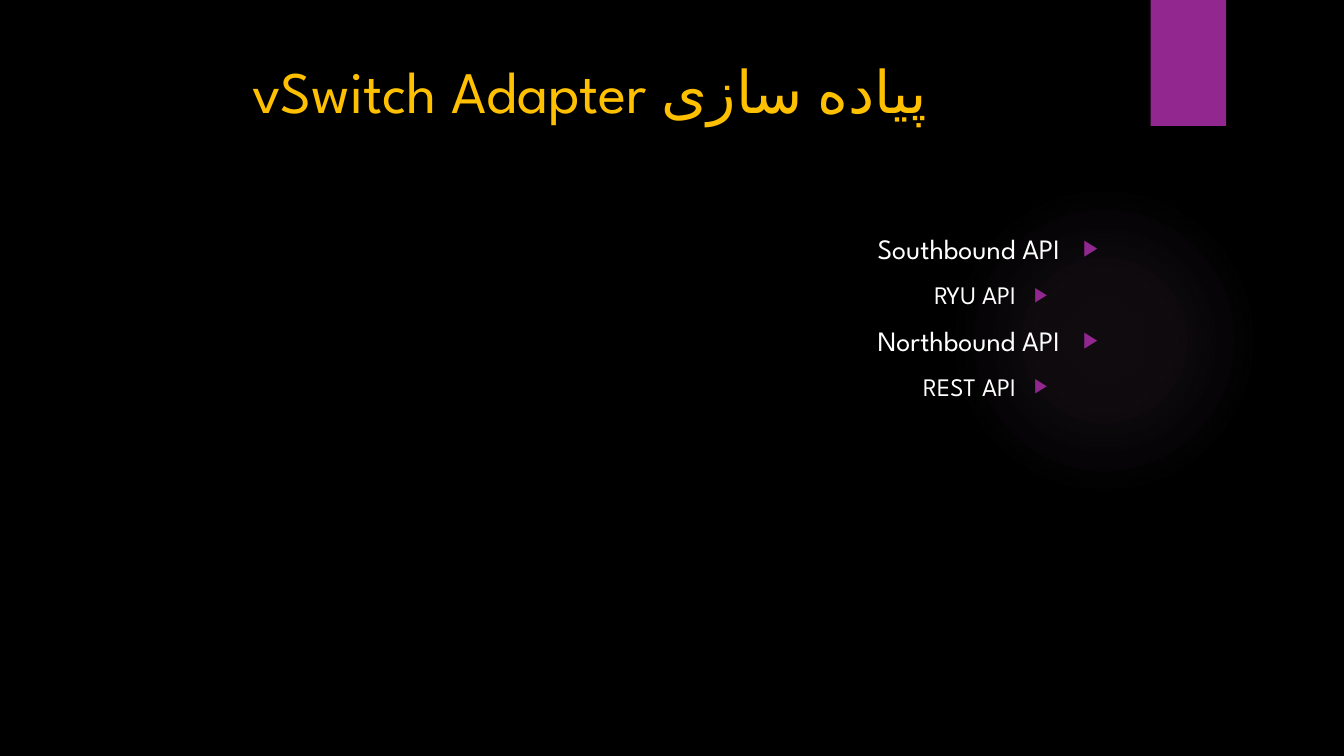
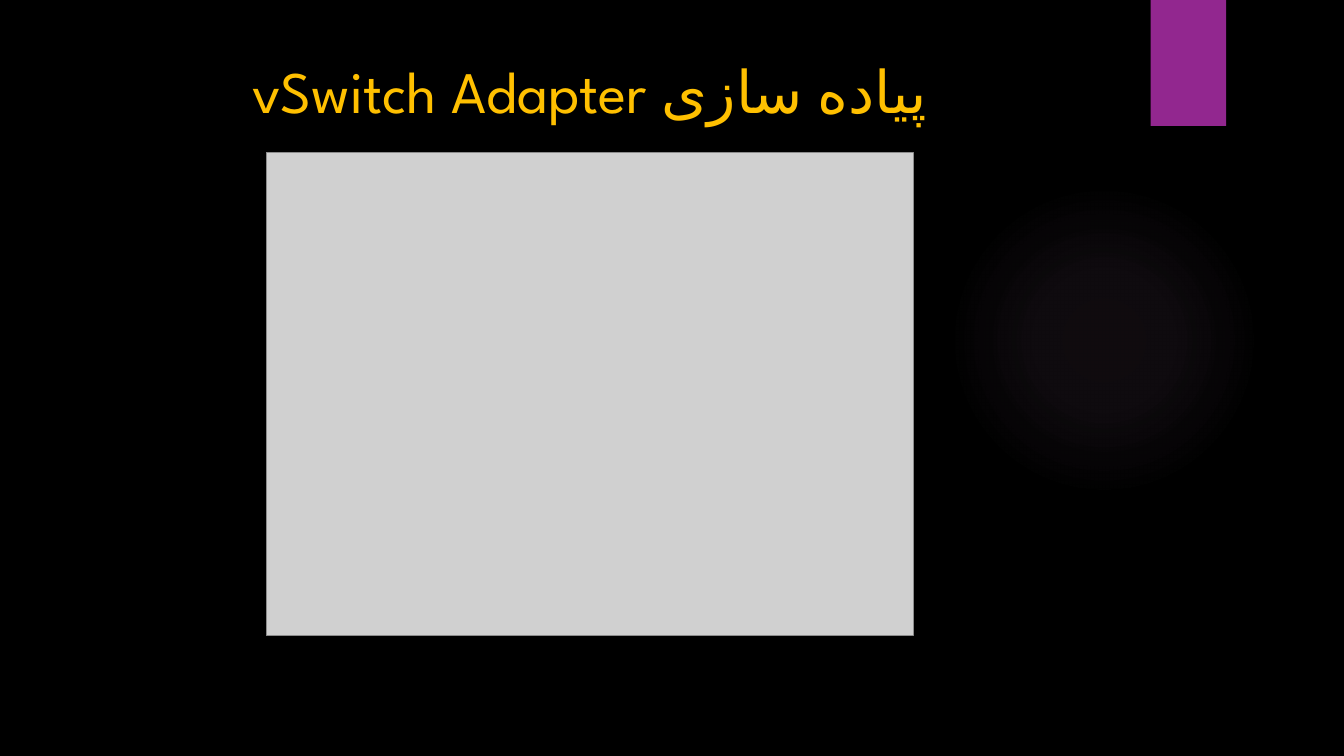
Before and after one commit to eljalalpour/SDVPN, a slide deck: slide 4 of doc/SDVPN.pptx (slide 5 before the commit). Drawn at 1344x756 pixels with LibreOffice and Linux fonts; fonts in the diff are those of the drawing; grey boxes stand for pictures; background and template pictures are left out. Boxes give left, top, right and bottom in pixels: in the first picture for what was removed or moved away, otherwise in the second. Text is boxed around its words. In the diff, an @@ line names an element or a change of style, - is before the commit and + after.

Commit message:
Presentation was improved.

```diff
--- a/doc/SDVPN.pptx
+++ b/doc/SDVPN.pptx
@@ picture added at [266,152,913,635] @@
@@ text removed at [878,239,1060,397] @@
-▶ Southbound API
-  ▶ RYU API
-▶ Northbound API
-  ▶ REST API
```
Also in this commit, not shown: 1 slide added, 2 other files.
